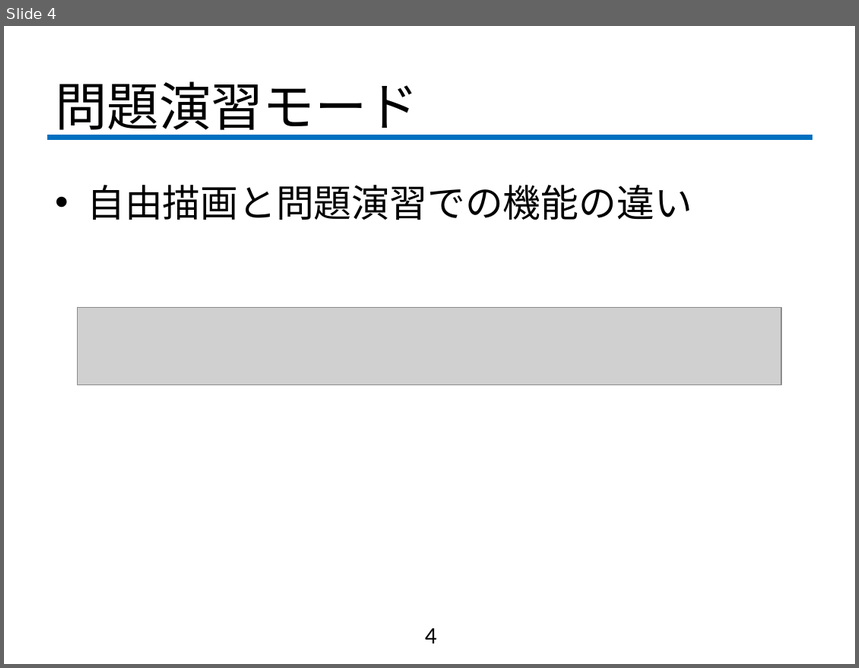
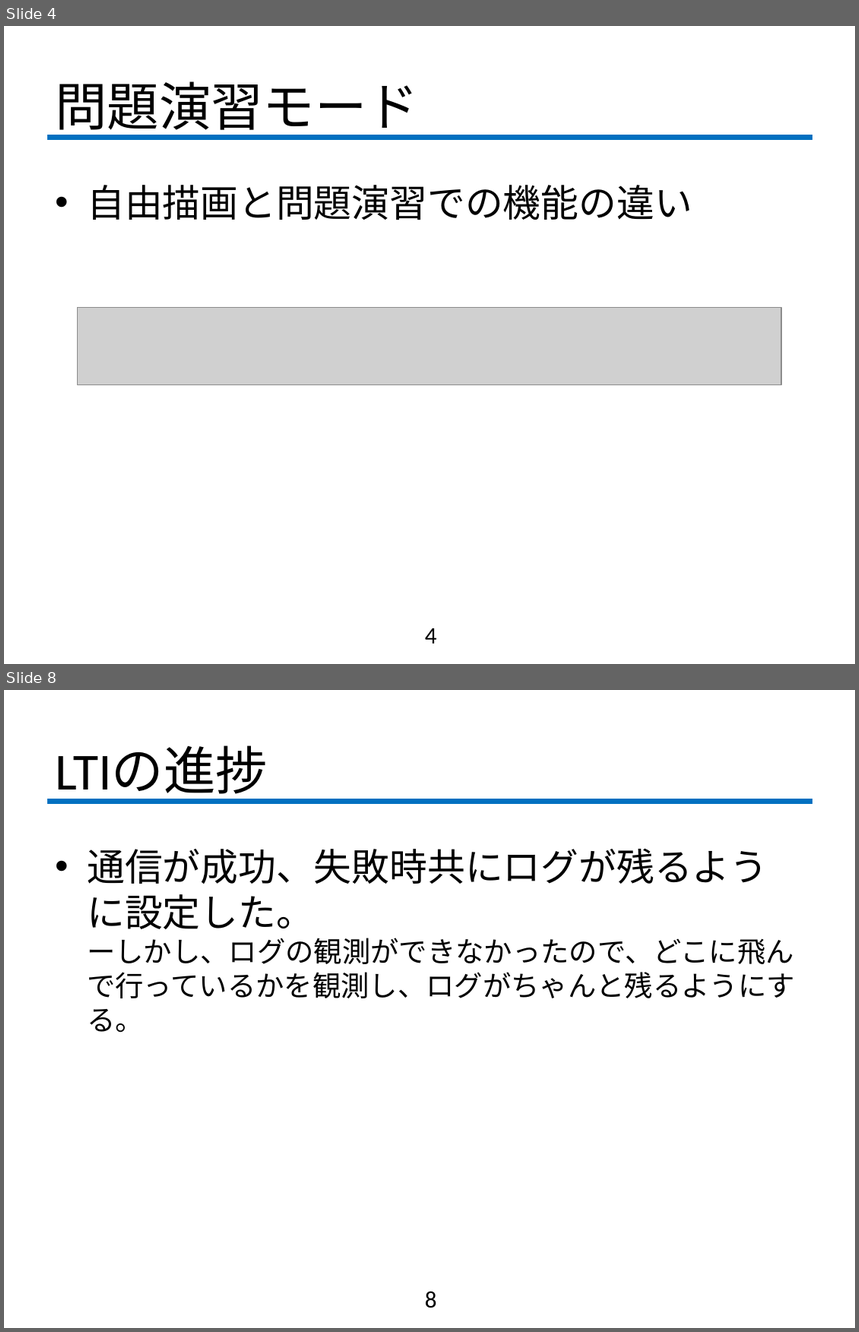
Before and after one commit to fujiLabo/fuji_simu, a slide deck: 1119進捗.pptx. Shown one above the other, each under a label of ours: slide 4 before the commit, slides 4 and 8 after it; the slides between them are not shown. The pictures are 859x668 and 859x1332 pixels, drawn with LibreOffice and Linux fonts; fonts in the diff are those of the drawing; grey boxes stand for pictures; background and template pictures are left out. Boxes give left, top, right and bottom in pixels: in the first picture for what was removed or moved away, otherwise in the second. Text is boxed around its words. In the diff, an @@ line names an element or a change of style, - is before the commit and + after.

```diff
--- a/1119進捗.pptx
+++ b/1119進捗.pptx
@@ slide 8 added at (x1=4, y1=690, x2=855, y2=1328), background #FFFFFF; not listed: 1 template element that a slide beside it also shows @@
@@ title added at (x1=55, y1=746, x2=268, y2=802), 44 pt, text #000000 @@
+LTIの進捗
@@ text added at (x1=87, y1=848, x2=795, y2=1033), 24 pt, text #000000 @@
+• 通信が成功、失敗時共にログが残るように設定した。
+  ーしかし、ログの観測ができなかったので、どこに飛んで行っているかを観測し、ログがちゃんと残るようにする。
@@ page number added at (x1=425, y1=1291, x2=437, y2=1309), 20 pt, text #000000 @@
+8
```
Also in this commit, not shown: 1 slide changed, 3 other slides added.
